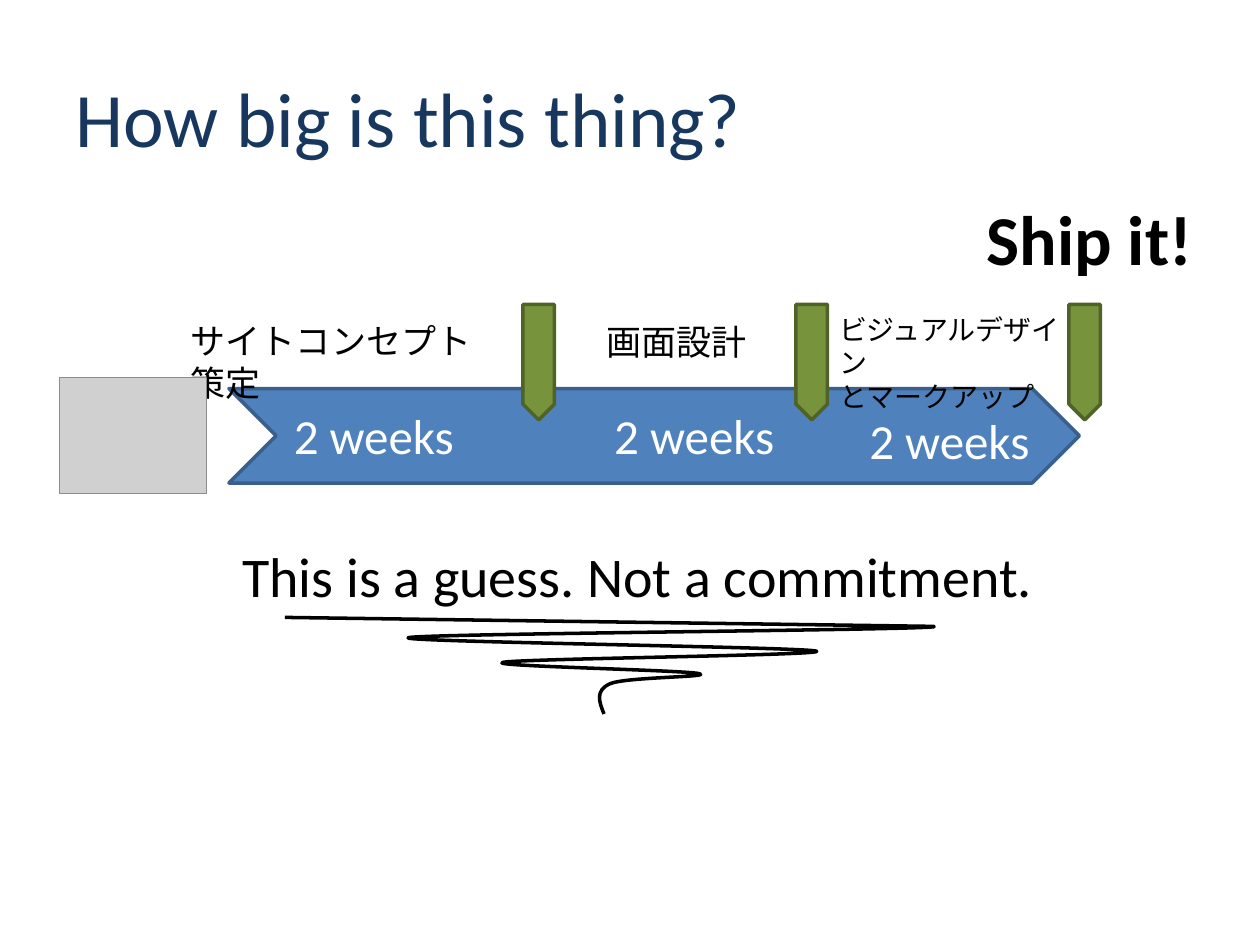
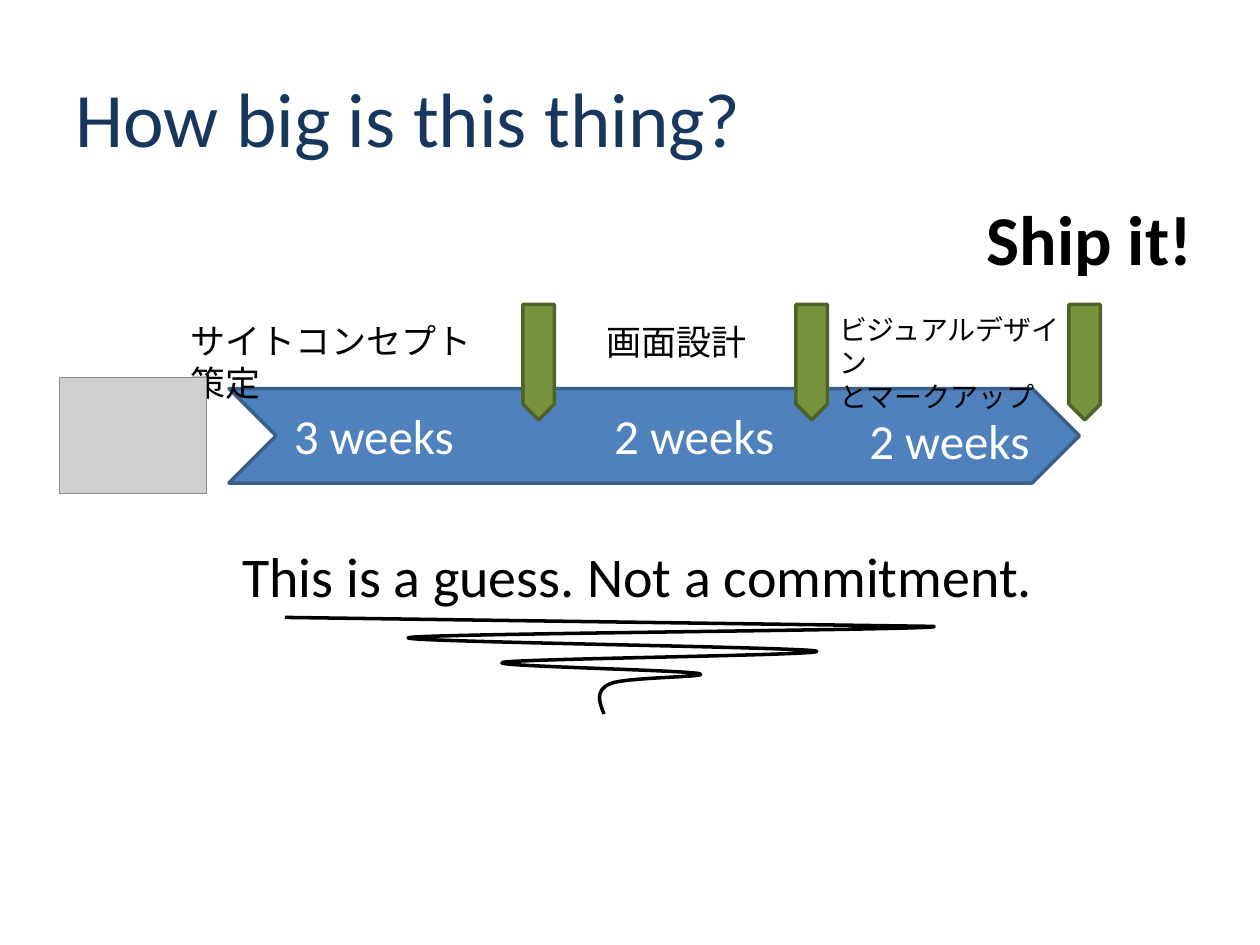
Before and after one commit to nttcom/skyway, a slide deck: slide 10 of skyway-renewal-inception-deck.pptx. Drawn at 1260x945 pixels with LibreOffice and Linux fonts; fonts in the diff are those of the drawing; grey boxes stand for pictures; background and template pictures are left out. Boxes give left, top, right and bottom in pixels: in the first picture for what was removed or moved away, otherwise in the second. Text is boxed around its words. In the diff, an @@ line names an element or a change of style, - is before the commit and + after.

```diff
--- a/skyway-renewal-inception-deck.pptx
+++ b/skyway-renewal-inception-deck.pptx
@@ text at <box>294,420,454,455</box>: text changed @@
-2 weeks
+3 weeks
```
Also in this commit, not shown: 3 other slides changed.
